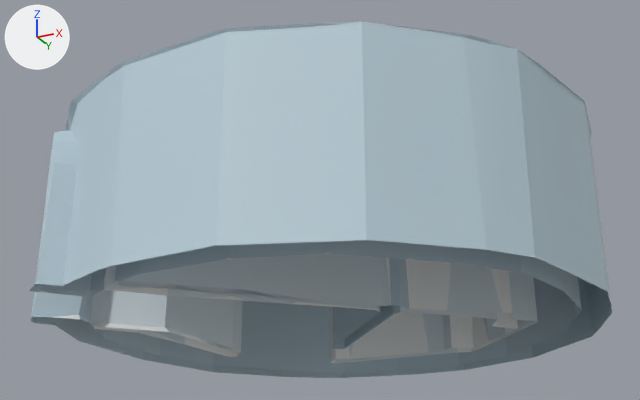
Two versions of the glTF model docs/univers/archipeo/batiments/modeles/5e-batiment-igloo-de-frimas/etape-1.glb, one commit apart.
The view is the same before and after, from a 50 mm lens placed at (0.541, -1.154, -0.312), pointed at (-0.02, -0.032, 0.192). Arrows for +X, +Y and +Z are at upper left; the lights stay in place. The first picture is the older version. Vertices at exactly the same position are counted once.

Objects in the first picture: 'geometry_0'.
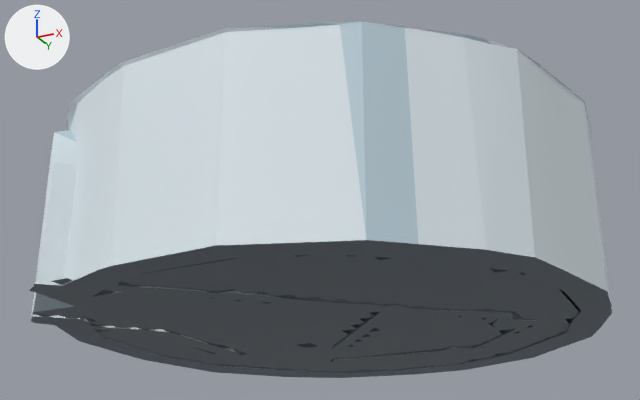
The change, as a diff of the scene's bpy script:
```diff
--- a/docs/univers/archipeo/batiments/modeles/5e-batiment-igloo-de-frimas/etape-1.glb.py
+++ b/docs/univers/archipeo/batiments/modeles/5e-batiment-igloo-de-frimas/etape-1.glb.py
@@ me_geometry_0 @@
 # used by ob_geometry_0; location = (0.0, 0.0, 0.0)
-me_geometry_0.from_pydata(...)  # 1114 vertices, 1854 faces; spans x -0.407..0.381, y -0.395..0.389, z 0.0..0.272
+me_geometry_0.from_pydata(...)  # 1312 vertices, 2287 faces; spans x -0.407..0.381, y -0.395..0.389, z 0.0..0.272
+# me_geometry_0 part 1: 198 vertices added at x -0.353..0.326, y -0.365..0.34, z 0.002
+# me_geometry_0 part 2: 1396 kept faces spanning x -0.407..0.381, y -0.395..0.389, z 0.0..0.272 get new vertex colours
+# other edits to the shape of me_geometry_0 do not show in these pictures
 me_geometry_0.materials.append(mat_defaultmaterial)
```

Changed parts and their boxes (x1, y1, x2, y2) in the pictures (640 x 400 px):
part 1 of me_geometry_0, added: after (32, 254, 579, 372)
part 2 of me_geometry_0, recoloured: (31, 25, 612, 373) in both
